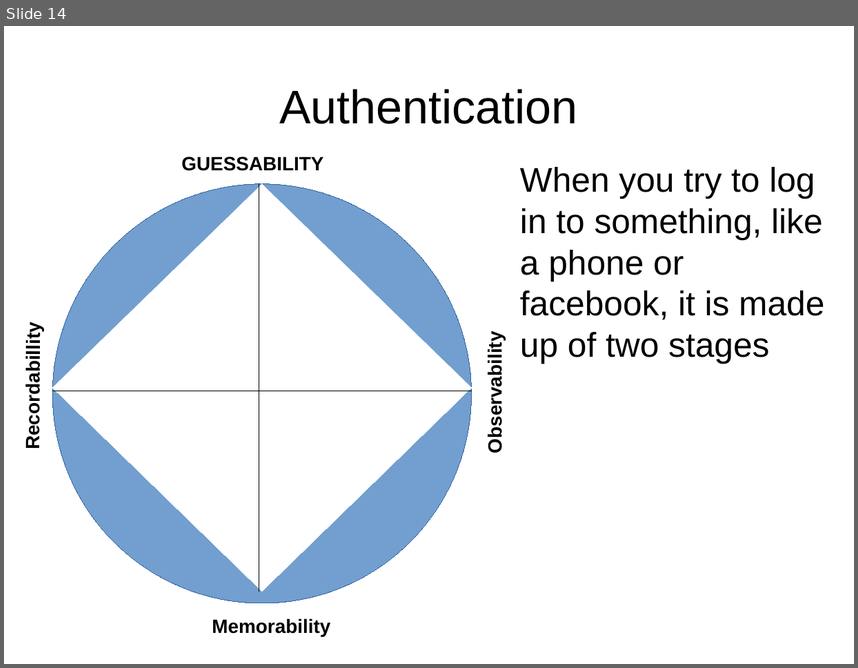
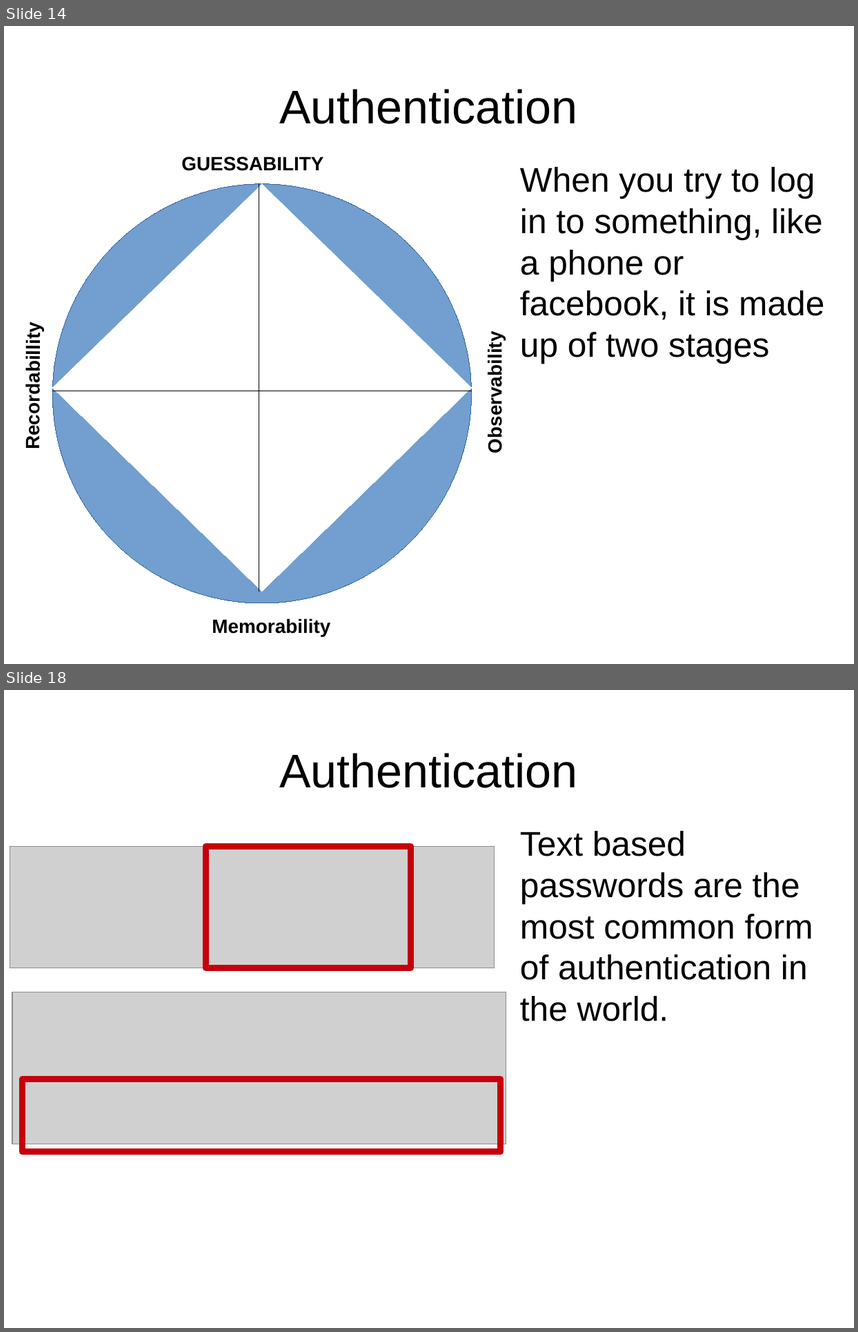
Before and after one commit to EuanCockburn/HCSpasswordgroup, a slide deck: 'Story board'.odp. Shown one above the other, each under a label of ours: slide 14 before the commit, slides 14 and 18 after it; the slides between them are not shown. The pictures are 858x668 and 858x1332 pixels, drawn with LibreOffice and Linux fonts; fonts in the diff are those of the drawing; grey boxes stand for pictures. Boxes give left, top, right and bottom in pixels: in the first picture for what was removed or moved away, otherwise in the second. Text is boxed around its words. In the diff, an @@ line names an element or a change of style, - is before the commit and + after.

Commit message:
Up to first quiz, more images added, avatar for Peter Password

```diff
--- a/'Story board'.odp
+++ b/'Story board'.odp
@@ slide 18 added at [4, 690, 854, 1328], background #FFFFFF @@
@@ title added at [279, 753, 577, 788], 44 pt, text #000000 @@
+Authentication
@@ text added at [520, 831, 813, 1021], 32 pt, text #000000 @@
+Text based passwords are the most common form of authentication in the world.
@@ picture added at [10, 847, 495, 967] @@
@@ rectangle added at [206, 847, 411, 967], outline #C5000B 6.01 pt @@
@@ picture added at [12, 992, 507, 1144] @@
@@ rectangle added at [23, 1078, 501, 1152], outline #C5000B 6.01 pt @@
```
Also in this commit, not shown: 1 slide changed, 4 other slides added, 7 other files.
